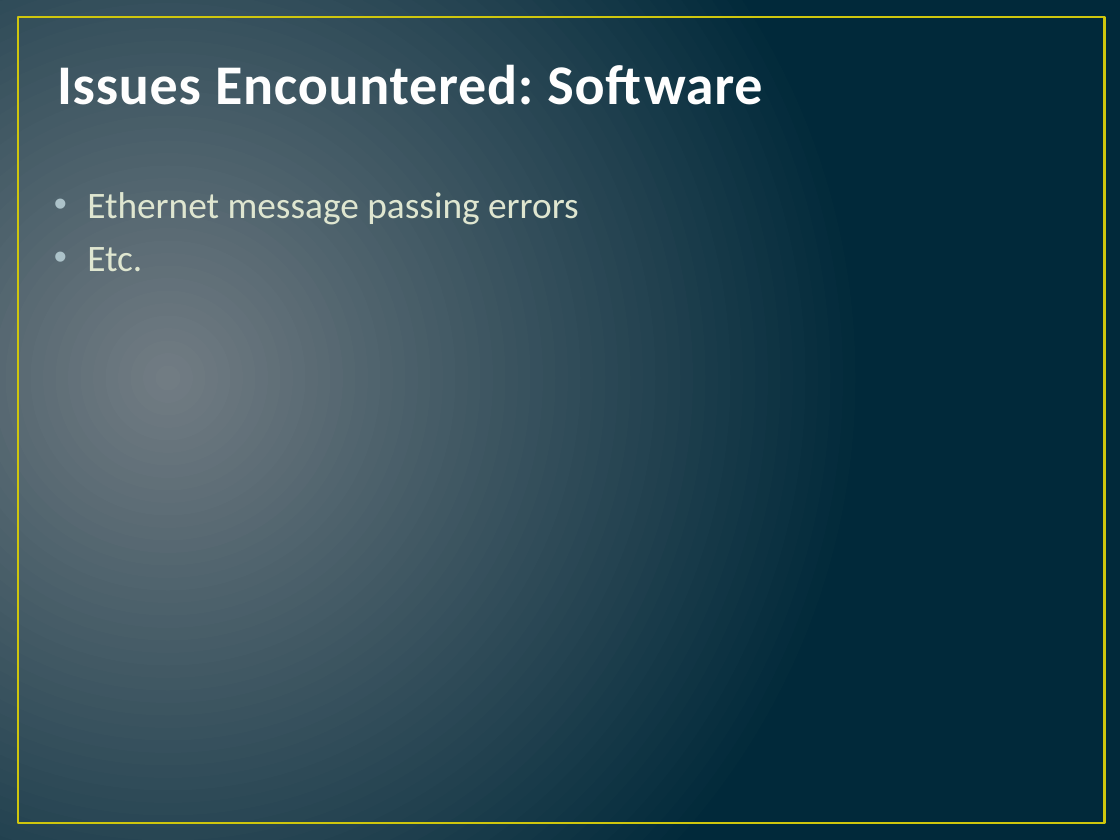
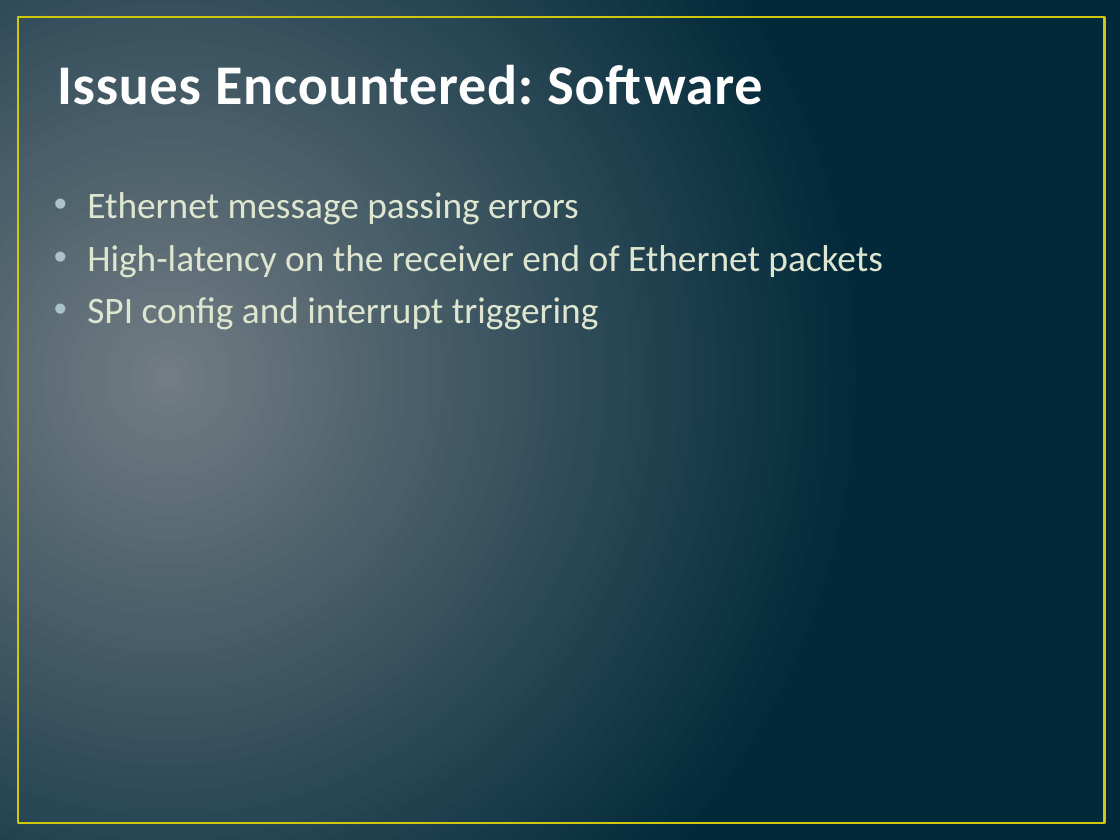
Before and after one commit to psas/rocket-tracks, a slide deck: slide 15 of Documentation/RTx_pp_presentation.pptx. Drawn at 1120x840 pixels with LibreOffice and Linux fonts; fonts in the diff are those of the drawing. Boxes give left, top, right and bottom in pixels: in the first picture for what was removed or moved away, otherwise in the second. Text is boxed around its words. In the diff, an @@ line names an element or a change of style, - is before the commit and + after.

Commit message:
updated presentation

```diff
--- a/Documentation/RTx_pp_presentation.pptx
+++ b/Documentation/RTx_pp_presentation.pptx
@@ text at bbox=[87, 245, 883, 330]: text changed @@
-• Etc.
+• High-latency on the receiver end of Ethernet packets
+• SPI config and interrupt triggering
```
